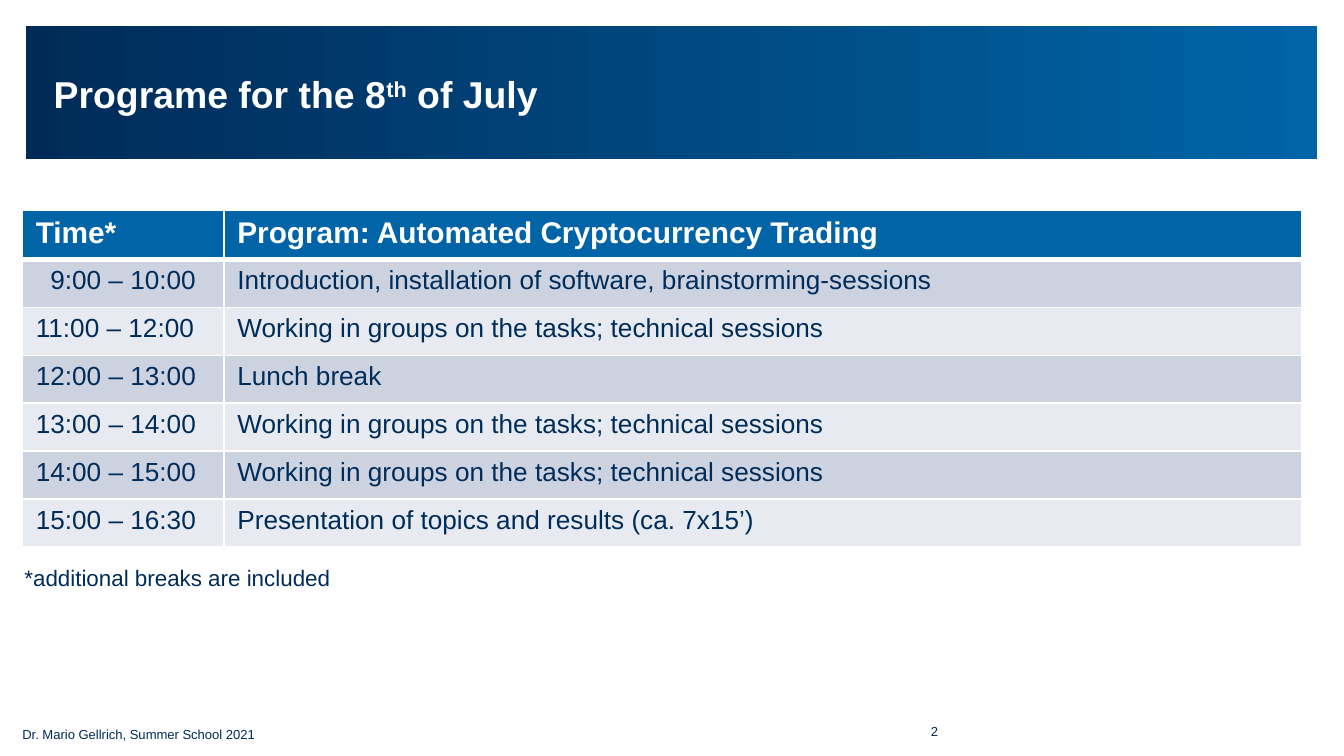
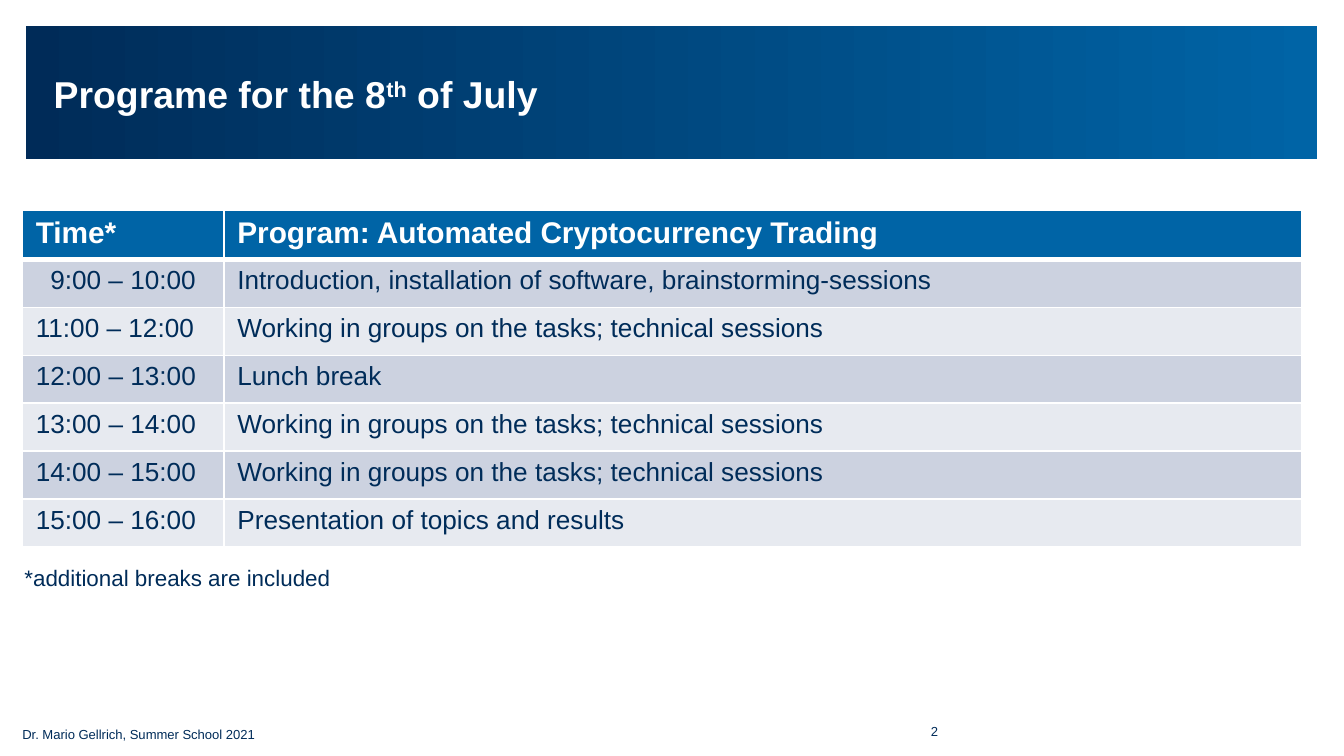
Before and after one commit to simschwab/summer_school_FS2022, a slide deck: slide 2 of Automated_Crypotocurrency_Trading/Slides_Cryptotrading_EN.pptx. Drawn at 1344x756 pixels with LibreOffice and Linux fonts; fonts in the diff are those of the drawing; background and template pictures are left out. Boxes give left, top, right and bottom in pixels: in the first picture for what was removed or moved away, otherwise in the second. Text is boxed around its words. In the diff, an @@ line names an element or a change of style, - is before the commit and + after.

Commit message:
changed slides

```diff
--- a/Automated_Crypotocurrency_Trading/Slides_Cryptotrading_EN.pptx
+++ b/Automated_Crypotocurrency_Trading/Slides_Cryptotrading_EN.pptx
@@ table at (23,210,1302,547) @@
-row 7, column 1: 15:00 – 16:30
+row 7, column 1: 15:00 – 16:00
-row 7, column 2: Presentation of topics and results (ca. 7x15’)
+row 7, column 2: Presentation of topics and results
```
Also in this commit, not shown: 1 other file.
